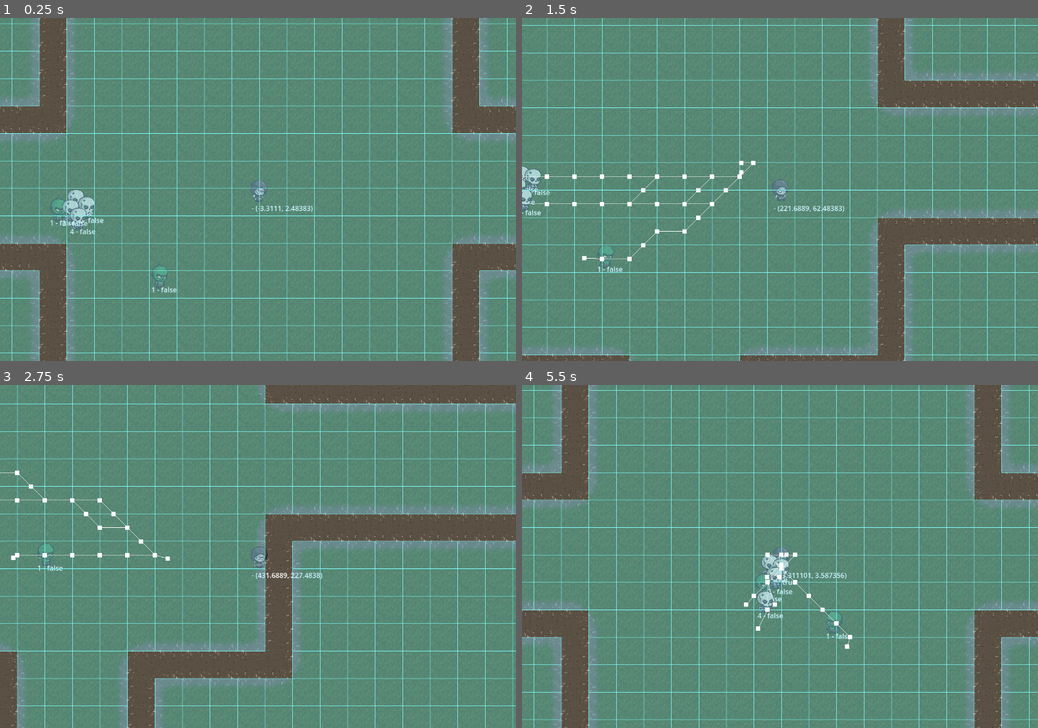
Above: before the commit, frames 1-4 (two rows, left to right).
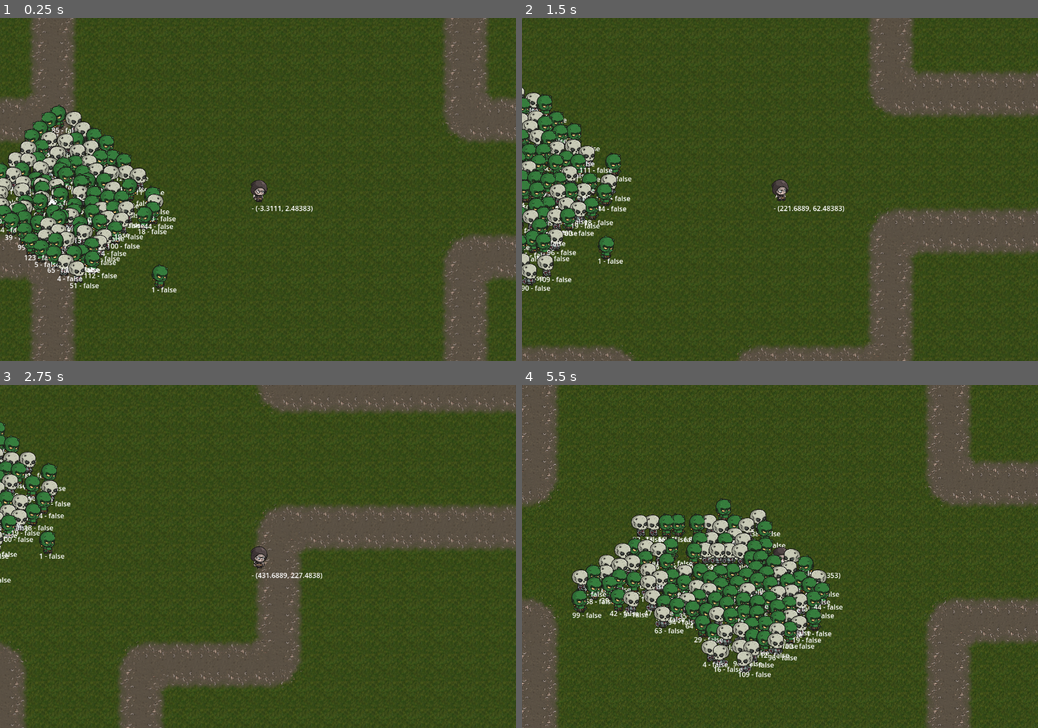
Above: after the commit, the same moments.

Repository: LucasJappert/my-first-game-with-godot
Game: Godot game, scene res://scenes/game_controller.tscn
The game is run twice, just before and just after one commit, with the same random seed, the same clock (stepped at 60 frames per second) and the same inputs.
Inputs (mouse positions are in pixels of both pictures, inside the frame that each line leads up to):
- Up to frame 1 (0.25 s): no input
- Up to frame 2 (1.5 s): tap Enter at 0.5 s; move the mouse to (893, 172) at 0.52 s; hold Right (ui_right) 0.53-1.28 s; click (893, 172) at 0.67 s; move the mouse to (676, 206) at 1.27 s; hold Down (ui_down) from 1.28 s (still down)
- Up to frame 3 (2.75 s): move the mouse to (309, 481) at 2.02 s; release Down (ui_down) at 2.03 s; hold Right (ui_right) from 2.03 s (still down)
- Up to frame 4 (5.5 s): move the mouse to (754, 625) at 2.77 s; release Right (ui_right) at 2.78 s; hold Up (ui_up) 2.78-3.53 s; click (754, 625) at 2.92 s; move the mouse to (934, 607) at 3.52 s; hold Left (ui_left) 3.53-5.03 s; move the mouse to (625, 505) at 4.27 s; move the mouse to (805, 556) at 5.02 s; hold Down (ui_down) from 5.03 s (still down); click (805, 556) at 5.17 s

The runs differ from the first frame. In frame 1, 92% of the frame differs, in the area x 0-100%, y 0-100%; in frame 2, 92%; in frame 3, 88%; in frame 4, 97%.

Commit message:
some testing and improvements on enemies navigation

Diff:
--- a/scenes/enemy.tscn
+++ b/scenes/enemy.tscn
@@ -48,8 +48,8 @@
 target_desired_distance = 1.0
 path_postprocessing = 1
 avoidance_enabled = true
-debug_enabled = true
 debug_use_custom = true
+debug_path_custom_color = Color(0, 0, 0.00784314, 1)
 debug_path_custom_point_size = 10.0
 
 [connection signal="timeout" from="Timer" to="." method="_on_timer_timeout"]
--- a/scenes/world.tscn
+++ b/scenes/world.tscn
@@ -8,18 +8,16 @@
 light_mode = 2
 
 [sub_resource type="NavigationPolygon" id="NavigationPolygon_4wyf3"]
+
+[sub_resource type="NavigationPolygon" id="NavigationPolygon_71j4m"]
 vertices = PackedVector2Array(32, 32, -32, 32, -32, -32, 32, -32)
 polygons = Array[PackedInt32Array]([PackedInt32Array(0, 1, 2, 3)])
 outlines = Array[PackedVector2Array]([PackedVector2Array(-32, -32, 32, -32, 32, 32, -32, 32)])
 agent_radius = 0.0
 
 [sub_resource type="NavigationPolygon" id="NavigationPolygon_k0juu"]
-vertices = PackedVector2Array(32, 32, -32, 32, -32, -32, 32, -32)
-polygons = Array[PackedInt32Array]([PackedInt32Array(0, 1, 2, 3)])
-outlines = Array[PackedVector2Array]([PackedVector2Array(-32, -32, 32, -32, 32, 32, -32, 32)])
+outlines = Array[PackedVector2Array]([PackedVector2Array(-32, -32, -32, 32, 32, 32, -32, 32)])
 agent_radius = 0.0
-
-[sub_resource type="NavigationPolygon" id="NavigationPolygon_71j4m"]
 
 [sub_resource type="TileSetAtlasSource" id="TileSetAtlasSource_4wyf3"]
 texture = ExtResource("2_k0juu")
@@ -31,27 +29,21 @@
 0:3/0/terrains_peering_bit/bottom_left_corner = 0
 0:3/0/terrains_peering_bit/top_left_corner = 0
 0:3/0/terrains_peering_bit/top_right_corner = 0
-0:3/0/navigation_layer_0/polygon = SubResource("NavigationPolygon_k0juu")
+0:3/0/navigation_layer_0/polygon = SubResource("NavigationPolygon_71j4m")
 3:3/0 = 0
 3:3/0/terrain_set = 0
 3:3/0/terrains_peering_bit/bottom_right_corner = 0
 3:3/0/terrains_peering_bit/bottom_left_corner = 0
 3:3/0/terrains_peering_bit/top_left_corner = 1
 3:3/0/terrains_peering_bit/top_right_corner = 0
-3:3/0/navigation_layer_0/polygon = SubResource("NavigationPolygon_k0juu")
+3:3/0/navigation_layer_0/polygon = SubResource("NavigationPolygon_4wyf3")
 0:2/0 = 0
 0:2/0/terrain_set = 0
 0:2/0/terrains_peering_bit/bottom_right_corner = 0
 0:2/0/terrains_peering_bit/bottom_left_corner = 0
 0:2/0/terrains_peering_bit/top_left_corner = 0
 0:2/0/terrains_peering_bit/top_right_corner = 1
-0:2/0/navigation_layer_0/polygon = SubResource("NavigationPolygon_k0juu")
-1:2/0 = 0
-1:2/0/terrain_set = 0
-1:2/0/terrains_peering_bit/bottom_right_corner = 0
-1:2/0/terrains_peering_bit/bottom_left_corner = 0
-1:2/0/terrains_peering_bit/top_left_corner = 1
-1:2/0/terrains_peering_bit/top_right_corner = 1
+0:2/0/navigation_layer_0/polygon = SubResource("NavigationPolygon_4wyf3")
 0:0/0 = 0
 0:0/0/terrain_set = 0
 0:0/0/terrains_peering_bit/bottom_right_corner = 0
@@ -65,61 +57,70 @@
 3:2/0/terrains_peering_bit/bottom_left_corner = 1
 3:2/0/terrains_peering_bit/top_left_corner = 1
 3:2/0/terrains_peering_bit/top_right_corner = 0
+3:2/0/navigation_layer_0/polygon = SubResource("NavigationPolygon_4wyf3")
 2:3/0 = 0
 2:3/0/terrain_set = 0
 2:3/0/terrains_peering_bit/bottom_right_corner = 0
 2:3/0/terrains_peering_bit/bottom_left_corner = 1
 2:3/0/terrains_peering_bit/top_left_corner = 0
 2:3/0/terrains_peering_bit/top_right_corner = 1
+2:3/0/navigation_layer_0/polygon = SubResource("NavigationPolygon_4wyf3")
 3:1/0 = 0
 3:1/0/terrain_set = 0
 3:1/0/terrains_peering_bit/bottom_right_corner = 0
 3:1/0/terrains_peering_bit/bottom_left_corner = 1
 3:1/0/terrains_peering_bit/top_left_corner = 1
 3:1/0/terrains_peering_bit/top_right_corner = 1
+3:1/0/navigation_layer_0/polygon = SubResource("NavigationPolygon_4wyf3")
 1:3/0 = 0
 1:3/0/terrain_set = 0
 1:3/0/terrains_peering_bit/bottom_right_corner = 1
 1:3/0/terrains_peering_bit/bottom_left_corner = 0
 1:3/0/terrains_peering_bit/top_left_corner = 0
 1:3/0/terrains_peering_bit/top_right_corner = 0
-1:3/0/navigation_layer_0/polygon = SubResource("NavigationPolygon_k0juu")
+1:3/0/navigation_layer_0/polygon = SubResource("NavigationPolygon_4wyf3")
 0:1/0 = 0
 0:1/0/terrain_set = 0
 0:1/0/terrains_peering_bit/bottom_right_corner = 1
 0:1/0/terrains_peering_bit/bottom_left_corner = 0
 0:1/0/terrains_peering_bit/top_left_corner = 1
 0:1/0/terrains_peering_bit/top_right_corner = 0
+0:1/0/navigation_layer_0/polygon = SubResource("NavigationPolygon_4wyf3")
 1:0/0 = 0
 1:0/0/terrain_set = 0
 1:0/0/terrains_peering_bit/bottom_right_corner = 1
 1:0/0/terrains_peering_bit/bottom_left_corner = 0
 1:0/0/terrains_peering_bit/top_left_corner = 0
 1:0/0/terrains_peering_bit/top_right_corner = 1
+1:0/0/navigation_layer_0/polygon = SubResource("NavigationPolygon_4wyf3")
 2:2/0 = 0
 2:2/0/terrain_set = 0
 2:2/0/terrains_peering_bit/bottom_right_corner = 1
 2:2/0/terrains_peering_bit/bottom_left_corner = 0
 2:2/0/terrains_peering_bit/top_left_corner = 1
 2:2/0/terrains_peering_bit/top_right_corner = 1
+2:2/0/navigation_layer_0/polygon = SubResource("NavigationPolygon_4wyf3")
 3:0/0 = 0
 3:0/0/terrain_set = 0
 3:0/0/terrains_peering_bit/bottom_right_corner = 1
 3:0/0/terrains_peering_bit/bottom_left_corner = 1
 3:0/0/terrains_peering_bit/top_left_corner = 0
 3:0/0/terrains_peering_bit/top_right_corner = 0
+3:0/0/navigation_layer_0/polygon = SubResource("NavigationPolygon_4wyf3")
 2:0/0 = 0
 2:0/0/terrain_set = 0
 2:0/0/terrains_peering_bit/bottom_right_corner = 1
 2:0/0/terrains_peering_bit/bottom_left_corner = 1
 2:0/0/terrains_peering_bit/top_left_corner = 1
 2:0/0/terrains_peering_bit/top_right_corner = 0
+2:0/0/navigation_layer_0/polygon = SubResource("NavigationPolygon_4wyf3")
 1:1/0 = 0
 1:1/0/terrain_set = 0
 1:1/0/terrains_peering_bit/bottom_right_corner = 1
 1:1/0/terrains_peering_bit/bottom_left_corner = 1
 1:1/0/terrains_peering_bit/top_left_corner = 0
 1:1/0/terrains_peering_bit/top_right_corner = 1
+1:1/0/navigation_layer_0/polygon = SubResource("NavigationPolygon_4wyf3")
 2:1/0 = 0
 2:1/0/terrain_set = 0
 2:1/0/terrain = 1
@@ -127,15 +128,22 @@
 2:1/0/terrains_peering_bit/bottom_left_corner = 1
 2:1/0/terrains_peering_bit/top_left_corner = 1
 2:1/0/terrains_peering_bit/top_right_corner = 1
-2:1/0/navigation_layer_0/polygon = SubResource("NavigationPolygon_71j4m")
+2:1/0/navigation_layer_0/polygon = SubResource("NavigationPolygon_k0juu")
+1:2/0 = 0
+1:2/0/terrain_set = 0
+1:2/0/terrains_peering_bit/bottom_right_corner = 0
+1:2/0/terrains_peering_bit/bottom_left_corner = 0
+1:2/0/terrains_peering_bit/top_left_corner = 1
+1:2/0/terrains_peering_bit/top_right_corner = 1
+1:2/0/navigation_layer_0/polygon = SubResource("NavigationPolygon_4wyf3")
 
 [sub_resource type="TileSet" id="TileSet_2itg8"]
 tile_size = Vector2i(64, 64)
 terrain_set_0/mode = 0
 terrain_set_0/terrain_0/name = "<any>"
 terrain_set_0/terrain_0/color = Color(0.933333, 0.509804, 0.933333, 1)
-terrain_set_0/terrain_1/name = "FG -grass-earth-64.png"
-terrain_set_0/terrain_1/color = Color(0.5, 0.4375, 0.25, 1)
+terrain_set_0/terrain_1/name = "grass"
+terrain_set_0/terrain_1/color = Color(4.57242e-07, 0.374423, 0, 1)
 navigation_layer_0/layers = 1
 sources/0 = SubResource("TileSetAtlasSource_4wyf3")
 
@@ -153,7 +161,9 @@
 tile_map_data = PackedByteArray("AAAAAAAAAAAAAAMAAAABAAAAAAAAAAMAAAABAP//AAAAAAMAAAACAP//AAAAAAMAAAADAP//AAAAAAMAAAADAP …(38784 unchanged characters)…
 tile_set = SubResource("TileSet_2itg8")
 y_sort_origin = -1
-collision_enabled = false
+use_kinematic_bodies = true
+collision_visibility_mode = 1
+navigation_enabled = false
 navigation_visibility_mode = 1
 script = ExtResource("3_71j4m")
 metadata/_custom_type_script = "uid://dsimiic0faq4i"
--- a/scripts/enemy.gd
+++ b/scripts/enemy.gd
@@ -6,62 +6,66 @@
 var target_reached = false
 var player: Entity
 
+const TARGET_DESIRED_DISTANCE = 32
+
 func _ready():
-	collision_area_start_position = Vector2(0, 20)
-	super._ready()
-	speed = 100
+    collision_area_start_position = Vector2(0, 20)
+    super._ready()
+    speed = 100
 
-	nav_agent = collision_shape.get_node("NavigationAgent2D")
-	nav_agent.avoidance_enabled = true
-	# nav_agent.radius = collision_shape.shape.get_rect().size.x * 0.5  # Ajusta según el tamaño de tu CollisionShape2D
-	nav_agent.radius = 1  # Ajusta según el tamaño de tu CollisionShape2D
-	nav_agent.neighbor_distance = 64  # Cuánto "ve" a otros enemigos
-	nav_agent.max_neighbors = 10 # Máximo de enemigos a considerar para evitar
-	nav_agent.target_desired_distance = 32
-	nav_agent.path_desired_distance = 32
-	# Conectar la señal para manejar el cálculo de la velocidad evitando colisiones
+    nav_agent = collision_shape.get_node("NavigationAgent2D")
+    nav_agent.avoidance_enabled = true
+    nav_agent.radius = collision_shape.shape.get_rect().size.x * 0.5  # Ajusta según el tamaño de tu CollisionShape2D
+    # nav_agent.radius = 0  # Ajusta según el tamaño de tu CollisionShape2D
+    nav_agent.neighbor_distance = 64  # Cuánto "ve" a otros enemigos
+    nav_agent.max_neighbors = 10 # Máximo de enemigos a considerar para evitar
+    nav_agent.target_desired_distance = TARGET_DESIRED_DISTANCE
+    nav_agent.path_desired_distance = 32
 
 func set_player(_player: Entity):
-	player = _player
+    player = _player
 
 func _process(_delta: float):
-	label.text = ID + " - " + str(target_reached)
+    label.text = ID + " - " + str(target_reached)
 
 func _physics_process(_delta: float):
-	if not player:
-		return
+    if not player:
+        return
 
-	if not target_reached:
-		var axis = to_local(nav_agent.get_next_path_position()).normalized()
-		var intended_velocity = axis * speed
-		nav_agent.set_velocity(intended_velocity)
+    if not target_reached:
+        var axis = to_local(nav_agent.get_next_path_position()).normalized()
+        var intended_velocity = axis * speed
+        nav_agent.set_velocity(intended_velocity)
 
-	super.update_after_physics_process()
+    super.update_after_physics_process()
 
 
 
-func _on_navigation_agent_2d_velocity_computed(safe_velocity: Vector2):
-	# Asignar la velocidad calculada por el agente
-	velocity = safe_velocity
-	move_and_slide()
-
-	# Actualizar animación
-	current_direction = safe_velocity.normalized()
-
 
 func _on_timer_timeout():
-	var player_position = player.collision_shape.global_position
-	if current_target_position != player_position:
-		current_target_position = player_position
-		target_reached = false
-		nav_agent.set_target_position(player_position)
+    var player_position = player.collision_shape.global_position
+    var distance = global_position.distance_to(player_position)
+    if distance > TARGET_DESIRED_DISTANCE:
+        current_target_position = player_position
+        target_reached = false
+        nav_agent.avoidance_enabled = true
+        nav_agent.set_target_position(player_position)
 
+func _on_navigation_agent_2d_velocity_computed(safe_velocity: Vector2):
+    if safe_velocity.length() > 0.1:  # Evita movimientos espasmódicos
+        velocity = safe_velocity
+        move_and_slide()
+        current_direction = safe_velocity.normalized()
 
 func _on_navigation_agent_2d_target_reached() -> void:
-	target_reached = true
-	print("Target reached by enemy %s" % ID)
+    target_reached = true
+    velocity = Vector2.ZERO
+    nav_agent.avoidance_enabled = false
+    print("Target reached by enemy %s" % ID)
 
 
 func _on_navigation_agent_2d_navigation_finished() -> void:
-	target_reached = true
-	print("Target reached by enemy %s" % ID)
+    target_reached = true
+    velocity = Vector2.ZERO
+    nav_agent.avoidance_enabled = false
+    print("Target reached by enemy %s" % ID)
--- a/scripts/game_controller.gd
+++ b/scripts/game_controller.gd
@@ -83,7 +83,7 @@
 func _spawn_enemies_in_direction(direction: Vector2):
 	var TILES_DISTANCE = 7
 	var MAX_NOISE = 64
-	var NUM_ENEMIES = 5
+	var NUM_ENEMIES = 125
 
 	for i in range(NUM_ENEMIES):
 		# Generar ruido independiente para x e y
Binary file added: image-3.png
Binary file added: image-4.png
Not shown, changed: readme.md
